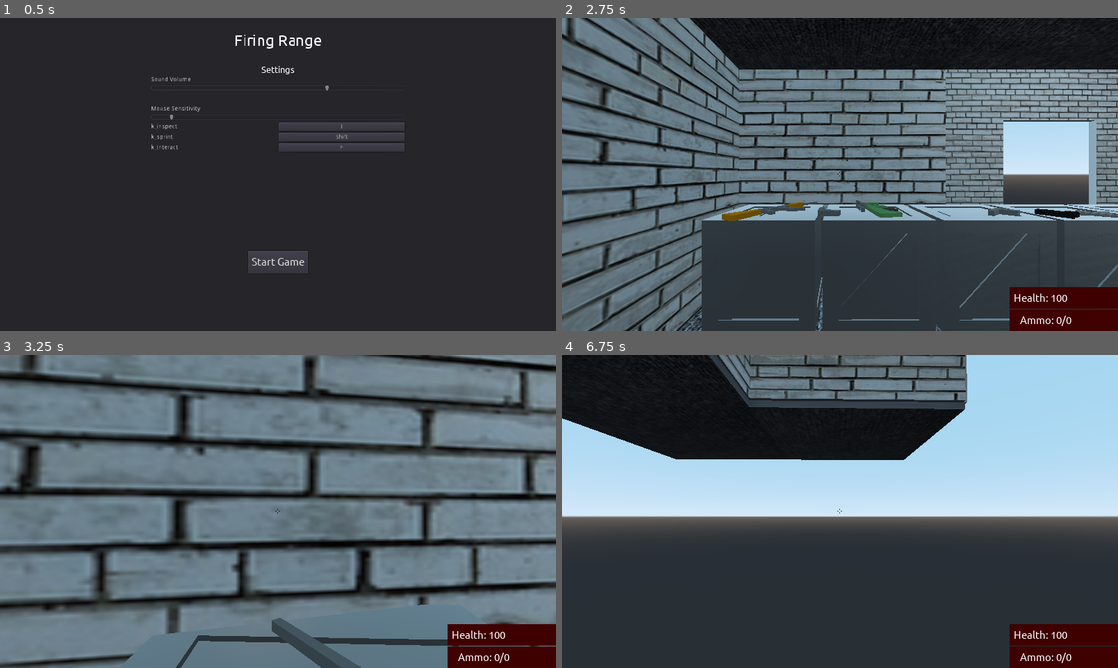
Above: before the commit, frames 1-4 (two rows, left to right).
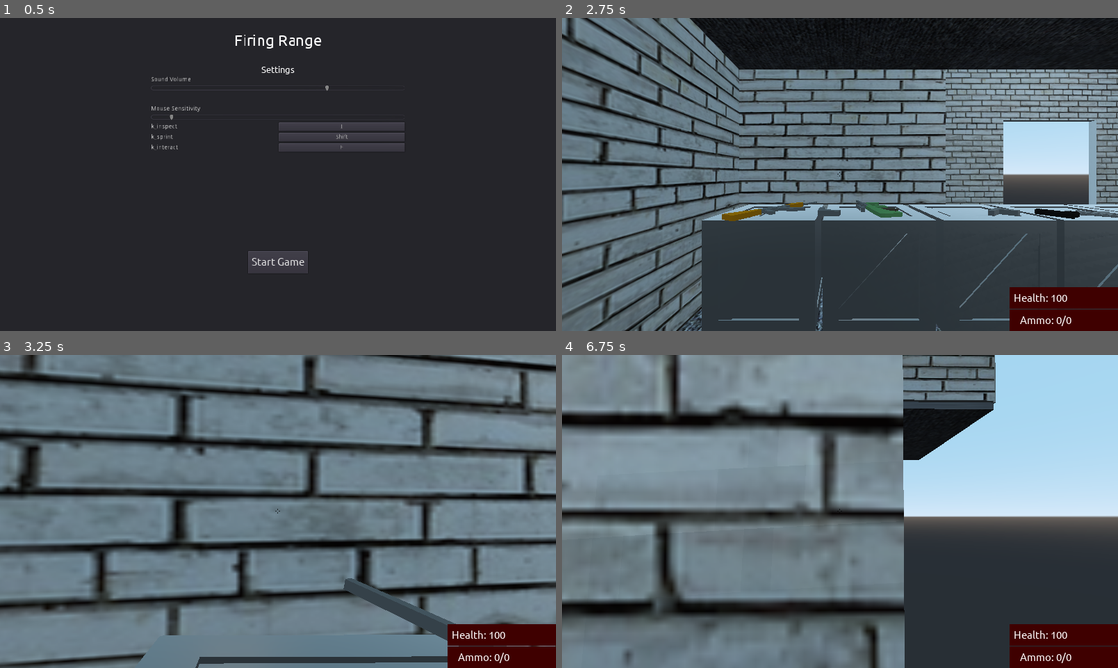
Above: after the commit, the same moments.

Repository: ssebs/firingrange
Game: Godot game, scene res://Scenes/GUI/Main.tscn
Same seed, same stepped clock (60 frames per second), same inputs: the game is played once before the commit and once after it. Sound files missing from this copy of the repository are replaced by a short silence.
Inputs (mouse positions are in pixels of both pictures, inside the frame that each line leads up to):
- Up to frame 1 (0.5 s): no input
- Up to frame 2 (2.75 s): click "Start Game" at 0.5 s; tap Enter at 1.25 s; move the mouse to (962, 158) at 1.27 s; hold D (move_right) 1.28-2.03 s; hold Right mouse button (aim) 1.28-2.03 s; click (962, 158) at 1.42 s; tap Space (jump) at 1.52, 2.27 s; move the mouse to (812, 174) at 2.02 s; hold W (move_forward) from 2.03 s (still down); click (812, 174) at 2.1 s
- Up to frame 3 (3.25 s): keep holding W (move_forward); move the mouse to (289, 505) at 2.77 s; tap 1 (gun1) at 2.85 s
- Up to frame 4 (6.75 s): move the mouse to (834, 517) at 3.52 s; tap 2 (gun2) at 3.6 s; click (834, 517) at 3.67 s; tap Space (jump) at 3.77, 4.52, 5.27 s; move the mouse to (878, 514) at 4.27 s; tap I (k_inspect) at 4.35 s; tap R (reload) at 4.9 s; move the mouse to (795, 508) at 5.02 s; tap F (k_interact) at 5.1 s; move the mouse to (845, 511) at 5.77 s; hold Shift (k_sprint) 5.78-6.53 s; click (845, 511) at 5.92 s; move the mouse to (817, 505) at 6.52 s; release W (move_forward) at 6.53 s; hold D (move_right) from 6.53 s (still down); right-click (817, 505) at 6.6 s

Frame 1 is identical in both runs. In frame 2, less than 0.1% of the frame differs, in the area x 29-100%, y 58-97%; in frame 3, 3.6%; in frame 4, 58%, in the area x 0-78%, y 0-100%.

Commit message:
Bullet collision masks

Diff:
--- a/Scenes/Enemies/GenericEnemy.gd
+++ b/Scenes/Enemies/GenericEnemy.gd
@@ -41,6 +41,7 @@
 		target_body.take_dmg(damage, self.global_transform)
 
 func bullet_hit(dmg, body):
+	print("Take dmg")
 	health -= dmg
 	if health <= 0:
 		die()
--- a/Scenes/Enemies/GenericEnemy.tscn
+++ b/Scenes/Enemies/GenericEnemy.tscn
@@ -116,6 +116,8 @@
 [node name="GenericEnemy" type="KinematicBody" groups=[
 "Enemies",
 ]]
+collision_layer = 2147483649
+collision_mask = 3
 script = ExtResource( 1 )
 
 [node name="CollisionShape" type="CollisionShape" parent="."]
--- a/Scenes/Guns/ARs/AK.tscn
+++ b/Scenes/Guns/ARs/AK.tscn
@@ -61,7 +61,7 @@
 script = ExtResource( 1 )
 
 [node name="FirePoint" type="Spatial" parent="."]
-transform = Transform( 1, 0, 0, 0, 1, 0, 0, 0, 1, 0, 0, -2.11064 )
+transform = Transform( 1, 0, 0, 0, 1, 0, 0, 0, 1, 0, 0.0235502, -1.56674 )
 
 [node name="AnimationPlayer" type="AnimationPlayer" parent="."]
 root_node = NodePath("../GunBody")
--- a/Scenes/Guns/ARs/AUG.tscn
+++ b/Scenes/Guns/ARs/AUG.tscn
@@ -5,7 +5,6 @@
 [ext_resource path="res://Scenes/Guns/Anims/ARInspect.tres" type="Animation" id=3]
 [ext_resource path="res://Scenes/Guns/Anims/ARFire.tres" type="Animation" id=4]
 [ext_resource path="res://Scenes/Guns/Anims/ARReload.tres" type="Animation" id=5]
-
 
 [sub_resource type="CubeMesh" id=1]
 size = Vector3( 0.01, 0.02, 0.01 )
@@ -33,7 +32,7 @@
 script = ExtResource( 1 )
 
 [node name="FirePoint" type="Spatial" parent="."]
-transform = Transform( 1, 0, 0, 0, 1, 0, 0, 0, 1, 0, 0, -1.69913 )
+transform = Transform( 1, 0, 0, 0, 1, 0, 0, 0, 1, 0, 0.0417362, -1.49769 )
 
 [node name="AnimationPlayer" type="AnimationPlayer" parent="."]
 root_node = NodePath("../GunBody")
@@ -74,7 +73,7 @@
 material/0 = null
 
 [node name="CollisionShape" type="CollisionShape" parent="."]
-transform = Transform( 1, 0, 0, 0, 1, 0, 0, 0, 1, 0, -0.179211, -0.284036 )
+transform = Transform( 1, 0, 0, 0, 1, 0, 0, 0, 1, 0, -0.0625999, -0.284036 )
 shape = SubResource( 4 )
 
 [node name="AudioPlayer" type="AudioStreamPlayer" parent="."]
--- a/Scenes/Guns/ARs/M16.tscn
+++ b/Scenes/Guns/ARs/M16.tscn
@@ -5,7 +5,6 @@
 [ext_resource path="res://Scenes/Guns/Anims/ARFire.tres" type="Animation" id=3]
 [ext_resource path="res://Scenes/Guns/Anims/ARReload.tres" type="Animation" id=4]
 [ext_resource path="res://Scenes/Guns/Anims/ARInspect.tres" type="Animation" id=5]
-
 
 [sub_resource type="CubeMesh" id=1]
 size = Vector3( 0.01, 0.02, 0.01 )
@@ -24,7 +23,7 @@
 height = 0.1
 
 [sub_resource type="BoxShape" id=4]
-extents = Vector3( 0.05, 0.34233, 1.25504 )
+extents = Vector3( 0.05, 0.281688, 1.27104 )
 
 [node name="M16" type="RigidBody"]
 transform = Transform( 1, 0, 0, 0, 1, 0, 0, 0, 1, 0, -0.160683, 0.0800101 )
@@ -33,7 +32,7 @@
 script = ExtResource( 2 )
 
 [node name="FirePoint" type="Spatial" parent="."]
-transform = Transform( 1, 0, 0, 0, 1, 0, 0, 0, 1, 0, 0.00344343, -1.80794 )
+transform = Transform( 1, 0, 0, 0, 1, 0, 0, 0, 1, 0, 0.0283663, -1.55622 )
 
 [node name="AnimationPlayer" type="AnimationPlayer" parent="."]
 root_node = NodePath("../GunBody")
@@ -73,7 +72,7 @@
 material/0 = null
 
 [node name="CollisionShape" type="CollisionShape" parent="."]
-transform = Transform( 1, 0, 0, 0, 1, 0, 0, 0, 1, 0, -0.045, 0.09 )
+transform = Transform( 1, 0, 0, 0, 1, 0, 0, 0, 1, 0, -0.0772839, -0.275885 )
 shape = SubResource( 4 )
 
 [node name="AudioPlayer" type="AudioStreamPlayer" parent="."]
--- a/Scenes/Guns/Pistols/1911.tscn
+++ b/Scenes/Guns/Pistols/1911.tscn
@@ -3,7 +3,6 @@
 [ext_resource path="res://Scenes/Guns/Pistols/PistolGeneric.gd" type="Script" id=1]
 [ext_resource path="res://Scenes/Guns/Anims/ARInspect.tres" type="Animation" id=2]
 [ext_resource path="res://Assets/Models/Pistol.obj" type="ArrayMesh" id=3]
-
 
 [sub_resource type="Animation" id=1]
 resource_name = "Fire"
@@ -118,40 +117,40 @@
 "values": [ Vector3( 0, 0, 0 ), Vector3( 12.2052, -8.17933e-07, -16.8573 ), Vector3( 19.433, -1.63507e-06, -26.84 ), Vector3( 12.2052, -8.17933e-07, -16.8573 ), Vector3( 0, 0, 0 ) ]
 }
 
-[sub_resource type="SpatialMaterial" id=13]
+[sub_resource type="SpatialMaterial" id=3]
 albedo_color = Color( 0.215686, 0.215686, 0.215686, 1 )
-
-[sub_resource type="SpatialMaterial" id=14]
-albedo_color = Color( 0.396078, 0.396078, 0.396078, 1 )
-
-[sub_resource type="CubeMesh" id=3]
-size = Vector3( 0.1, 0.1, 0.5 )
 
 [sub_resource type="SpatialMaterial" id=4]
 albedo_color = Color( 0.396078, 0.396078, 0.396078, 1 )
 
 [sub_resource type="CubeMesh" id=5]
-size = Vector3( 0.1, 0.3, 0.15 )
+size = Vector3( 0.1, 0.1, 0.5 )
 
 [sub_resource type="SpatialMaterial" id=6]
 albedo_color = Color( 0.396078, 0.396078, 0.396078, 1 )
 
 [sub_resource type="CubeMesh" id=7]
+size = Vector3( 0.1, 0.3, 0.15 )
+
+[sub_resource type="SpatialMaterial" id=8]
+albedo_color = Color( 0.396078, 0.396078, 0.396078, 1 )
+
+[sub_resource type="CubeMesh" id=9]
 size = Vector3( 0.01, 0.02, 0.01 )
 
-[sub_resource type="CylinderMesh" id=8]
+[sub_resource type="CylinderMesh" id=10]
 top_radius = 0.005
 bottom_radius = 0.005
 height = 0.15
 
-[sub_resource type="CylinderMesh" id=9]
+[sub_resource type="CylinderMesh" id=11]
 top_radius = 0.045
 bottom_radius = 0.045
 height = 0.35
 radial_segments = 6
 rings = 1
 
-[sub_resource type="SpatialMaterial" id=10]
+[sub_resource type="SpatialMaterial" id=12]
 albedo_color = Color( 0.788235, 0.466667, 0.0117647, 1 )
 emission_enabled = true
 emission = Color( 0.964706, 0.721569, 0.258824, 1 )
@@ -173,7 +172,7 @@
 script = ExtResource( 1 )
 
 [node name="FirePoint" type="Spatial" parent="."]
-transform = Transform( 1, 0, 0, 0, 1, 0, 0, 0, 1, 0, 0, -0.381695 )
+transform = Transform( 1, 0, 0, 0, 1, 0, 0, 0, 1, 0, 0, -0.284546 )
 
 [node name="AnimationPlayer" type="AnimationPlayer" parent="."]
 root_node = NodePath("../GunBody")
--- a/Scenes/Guns/Pistols/BasicPistol.tscn
+++ b/Scenes/Guns/Pistols/BasicPistol.tscn
@@ -2,7 +2,6 @@
 
 [ext_resource path="res://Scenes/Guns/Pistols/BasicPistol.gd" type="Script" id=1]
 [ext_resource path="res://Scenes/Guns/Anims/ARInspect.tres" type="Animation" id=2]
-
 
 [sub_resource type="Animation" id=1]
 resource_name = "Fire"
@@ -166,7 +165,7 @@
 script = ExtResource( 1 )
 
 [node name="FirePoint" type="Spatial" parent="."]
-transform = Transform( 1, 0, 0, 0, 1, 0, 0, 0, 1, 0, 0, -0.381695 )
+transform = Transform( 1, 0, 0, 0, 1, 0, 0, 0, 1, 0, 0.00269036, -0.274082 )
 
 [node name="AnimationPlayer" type="AnimationPlayer" parent="."]
 root_node = NodePath("../GunBody")
--- a/Scenes/Guns/Pistols/Deagle.tscn
+++ b/Scenes/Guns/Pistols/Deagle.tscn
@@ -3,7 +3,6 @@
 [ext_resource path="res://Scenes/Guns/Pistols/Deagle.gd" type="Script" id=1]
 [ext_resource path="res://Scenes/Guns/Anims/ARInspect.tres" type="Animation" id=2]
 [ext_resource path="res://Assets/Models/Deagle.mesh" type="ArrayMesh" id=3]
-
 
 [sub_resource type="Animation" id=1]
 resource_name = "Fire"
@@ -139,7 +138,7 @@
 height = 0.1
 
 [sub_resource type="BoxShape" id=6]
-extents = Vector3( 0.05, 0.2, 0.266774 )
+extents = Vector3( 0.05, 0.173457, 0.292249 )
 
 [node name="Deagle" type="RigidBody"]
 collision_layer = 2147483649
@@ -147,7 +146,7 @@
 script = ExtResource( 1 )
 
 [node name="FirePoint" type="Spatial" parent="."]
-transform = Transform( 1, 0, 0, 0, 1, 0, 0, 0, 1, 0, 0, -0.750371 )
+transform = Transform( 1, 0, 0, 0, 1, 0, 0, 0, 1, 0, 0.0215227, -0.317227 )
 
 [node name="AnimationPlayer" type="AnimationPlayer" parent="."]
 root_node = NodePath("../GunBody")
@@ -177,7 +176,7 @@
 material/0 = null
 
 [node name="CollisionShape" type="CollisionShape" parent="."]
-transform = Transform( 1, 0, 0, 0, 1, 0, 0, 0, 1, 0, -0.15, 0.0178303 )
+transform = Transform( 1, 0, 0, 0, 1, 0, 0, 0, 1, 0, -0.112335, 0.0043786 )
 shape = SubResource( 6 )
 
 [node name="AudioPlayer" type="AudioStreamPlayer" parent="."]
--- a/Scenes/Guns/Pistols/TestGun.tscn
+++ b/Scenes/Guns/Pistols/TestGun.tscn
@@ -1,7 +1,6 @@
 [gd_scene load_steps=8 format=2]
 
 [ext_resource path="res://Scenes/Guns/Pistols/TestGun.gd" type="Script" id=1]
-
 
 [sub_resource type="Animation" id=1]
 resource_name = "Fire"
@@ -88,7 +87,7 @@
 script = ExtResource( 1 )
 
 [node name="FirePoint" type="Spatial" parent="."]
-transform = Transform( 1, 0, 0, 0, 1, 0, 0, 0, 1, 0, 0, -0.381695 )
+transform = Transform( 1, 0, 0, 0, 1, 0, 0, 0, 1, 0, 0, -0.279462 )
 
 [node name="AnimationPlayer" type="AnimationPlayer" parent="."]
 root_node = NodePath("../GunBody")
--- a/Scenes/Guns/SMGs/P90.tscn
+++ b/Scenes/Guns/SMGs/P90.tscn
@@ -6,8 +6,7 @@
 [ext_resource path="res://Scenes/Guns/Anims/ARReload.tres" type="Animation" id=5]
 [ext_resource path="res://Scenes/Guns/Anims/ARInspect.tres" type="Animation" id=6]
 
-
-[sub_resource type="Animation" id=7]
+[sub_resource type="Animation" id=1]
 resource_name = "P90Reload"
 tracks/0/type = "value"
 tracks/0/path = NodePath("Mag:translation")
@@ -72,13 +71,13 @@
 emission_operator = 0
 emission_on_uv2 = false
 
-[sub_resource type="SphereMesh" id=3]
-material = SubResource( 2 )
+[sub_resource type="SphereMesh" id=5]
+material = SubResource( 4 )
 radius = 0.05
 height = 0.1
 
-[sub_resource type="BoxShape" id=4]
-extents = Vector3( 0.05, 0.34233, 0.67519 )
+[sub_resource type="BoxShape" id=6]
+extents = Vector3( 0.05, 0.249775, 0.599274 )
 
 [node name="P90" type="RigidBody"]
 transform = Transform( 1, 0, 0, 0, 1, 0, 0, 0, 1, 0, -0.116, 0.135 )
@@ -87,14 +86,14 @@
 script = ExtResource( 1 )
 
 [node name="FirePoint" type="Spatial" parent="."]
-transform = Transform( 1, 0, 0, 0, 1, 0, 0, 0, 1, 0, 0, -1.01583 )
+transform = Transform( 1, 0, 0, 0, 1, 0, 0, 0, 1, 0, -0.0161419, -0.574615 )
 
 [node name="AnimationPlayer" type="AnimationPlayer" parent="."]
 root_node = NodePath("../GunBody")
 anims/ARFire = ExtResource( 4 )
 anims/ARInspect = ExtResource( 6 )
 anims/ARReload = ExtResource( 5 )
-anims/P90Reload = SubResource( 7 )
+anims/P90Reload = SubResource( 1 )
 
 [node name="GunBody" type="Spatial" parent="."]
 transform = Transform( 1, 0, 0, 0, 0.999999, 0, 0, 0, 0.999999, 0, 0, 0 )
@@ -106,17 +105,17 @@
 
 [node name="Mag" type="MeshInstance" parent="GunBody"]
 transform = Transform( 1, 0, 0, 0, 0.999998, 0, 0, 0, 0.999998, 0, 0.0542812, -0.0418662 )
-mesh = SubResource( 5 )
-material/0 = SubResource( 6 )
+mesh = SubResource( 2 )
+material/0 = SubResource( 3 )
 
 [node name="MuzzleFlash" type="MeshInstance" parent="GunBody"]
 transform = Transform( 2, 0, 0, 0, 2, 0, 0, 0, 2, 0, -0.0905623, -0.769242 )
 visible = false
-mesh = SubResource( 3 )
+mesh = SubResource( 5 )
 material/0 = null
 
 [node name="CollisionShape" type="CollisionShape" parent="."]
-transform = Transform( 1, 0, 0, 0, 1, 0, 0, 0, 1, 0, -0.179211, 0.0337279 )
-shape = SubResource( 4 )
+transform = Transform( 1, 0, 0, 0, 1, 0, 0, 0, 1, 0, -0.0393137, 0.0606311 )
+shape = SubResource( 6 )
 
 [node name="AudioPlayer" type="AudioStreamPlayer" parent="."]
--- a/Scenes/Guns/SMGs/Vector.tscn
+++ b/Scenes/Guns/SMGs/Vector.tscn
@@ -6,11 +6,10 @@
 [ext_resource path="res://Scenes/Guns/Anims/ARInspect.tres" type="Animation" id=6]
 [ext_resource path="res://Assets/Models/vector.mesh" type="ArrayMesh" id=7]
 
-
-[sub_resource type="SpatialMaterial" id=6]
+[sub_resource type="SpatialMaterial" id=1]
 albedo_color = Color( 0.396078, 0.396078, 0.396078, 1 )
 
-[sub_resource type="SpatialMaterial" id=3]
+[sub_resource type="SpatialMaterial" id=2]
 albedo_color = Color( 0.788235, 0.466667, 0.0117647, 1 )
 emission_enabled = true
 emission = Color( 0.964706, 0.721569, 0.258824, 1 )
@@ -18,13 +17,13 @@
 emission_operator = 0
 emission_on_uv2 = false
 
-[sub_resource type="SphereMesh" id=4]
-material = SubResource( 3 )
+[sub_resource type="SphereMesh" id=3]
+material = SubResource( 2 )
 radius = 0.05
 height = 0.1
 
-[sub_resource type="BoxShape" id=5]
-extents = Vector3( 0.05, 0.34233, 0.67519 )
+[sub_resource type="BoxShape" id=4]
+extents = Vector3( 0.05, 0.330485, 0.67519 )
 
 [node name="Vector" type="RigidBody"]
 transform = Transform( 1, 0, 0, 0, 1, 0, 0, 0, 1, 0, -0.116, 0.135 )
@@ -33,7 +32,7 @@
 script = ExtResource( 1 )
 
 [node name="FirePoint" type="Spatial" parent="."]
-transform = Transform( 1, 0, 0, 0, 1, 0, 0, 0, 1, 0, 0, -1.01583 )
+transform = Transform( 1, 0, 0, 0, 1, 0, 0, 0, 1, 0, -0.00807104, -0.663397 )
 
 [node name="AnimationPlayer" type="AnimationPlayer" parent="."]
 root_node = NodePath("../GunBody")
@@ -47,16 +46,16 @@
 [node name="Vector" type="MeshInstance" parent="GunBody"]
 transform = Transform( -2.62268e-07, 6, 4.76837e-07, 1.42109e-14, -4.76837e-07, 5.99999, 5.99999, 2.62268e-07, 1.14641e-14, -0.000836782, 0.0331455, -0.149 )
 mesh = ExtResource( 7 )
-material/0 = SubResource( 6 )
+material/0 = SubResource( 1 )
 
 [node name="MuzzleFlash" type="MeshInstance" parent="GunBody"]
 transform = Transform( 2, 0, 0, 0, 2, 0, 0, 0, 2, 0, -0.0361044, -0.754117 )
 visible = false
-mesh = SubResource( 4 )
+mesh = SubResource( 3 )
 material/0 = null
 
 [node name="CollisionShape" type="CollisionShape" parent="."]
-transform = Transform( 1, 0, 0, 0, 1, 0, 0, 0, 1, 0, -0.179211, 0.0337279 )
-shape = SubResource( 5 )
+transform = Transform( 1, 0, 0, 0, 1, 0, 0, 0, 1, 0, -0.144237, 0.0337279 )
+shape = SubResource( 4 )
 
 [node name="AudioPlayer" type="AudioStreamPlayer" parent="."]
--- a/Scenes/Guns/Snipers/AWP.tscn
+++ b/Scenes/Guns/Snipers/AWP.tscn
@@ -5,6 +5,7 @@
 [ext_resource path="res://Scenes/Guns/Anims/ARFire.tres" type="Animation" id=4]
 [ext_resource path="res://Scenes/Guns/Anims/ARReload.tres" type="Animation" id=5]
 [ext_resource path="res://Assets/Models/Awp.obj" type="ArrayMesh" id=6]
+
 
 
 [sub_resource type="Animation" id=1]
@@ -192,7 +193,7 @@
 albedo_color = Color( 0.215686, 0.215686, 0.215686, 1 )
 
 [sub_resource type="BoxShape" id=16]
-extents = Vector3( 0.05, 0.342, 1.255 )
+extents = Vector3( 0.05, 0.450265, 2.33047 )
 
 [node name="AWP" type="RigidBody"]
 transform = Transform( 1, 0, 0, 0, 1, 0, 0, 0, 1, 0, -0.240122, 0.135 )
@@ -200,7 +201,7 @@
 script = ExtResource( 1 )
 
 [node name="FirePoint" type="Spatial" parent="."]
-transform = Transform( 1, 0, 0, 0, 1, 0, 0, 0, 1, 0, 0.0606844, -4.5233 )
+transform = Transform( 1, 0, 0, 0, 1, 0, 0, 0, 1, 0, 0.114998, -3.74934 )
 
 [node name="AnimationPlayer" type="AnimationPlayer" parent="."]
 root_node = NodePath("../GunBody")
@@ -252,7 +253,7 @@
 material/0 = SubResource( 15 )
 
 [node name="CollisionShape" type="CollisionShape" parent="."]
-transform = Transform( 1, 0, 0, 0, 1, 0, 0, 0, 1, 0, -0.0955098, -0.510031 )
+transform = Transform( 1, 0, 0, 0, 1, 0, 0, 0, 1, 0, -0.000461653, -1.23647 )
 shape = SubResource( 16 )
 
 [node name="AudioPlayer" type="AudioStreamPlayer" parent="."]
--- a/Scenes/Maps/Default/Map.gd
+++ b/Scenes/Maps/Default/Map.gd
@@ -5,5 +5,4 @@
 
 func _on_Area_body_entered(body):
 	if body.is_in_group("Players") or body.is_in_group("Bullets"):
-		print("Should load scene")
 		get_tree().change_scene("res://Scenes/Maps/TestMap/TestMap.tscn")
--- a/Scenes/Maps/Default/Map.tscn
+++ b/Scenes/Maps/Default/Map.tscn
@@ -9,6 +9,8 @@
 [ext_resource path="res://Scenes/Guns/ARs/AUG.tscn" type="PackedScene" id=7]
 [ext_resource path="res://Scenes/Guns/Pistols/1911.tscn" type="PackedScene" id=8]
 [ext_resource path="res://Scenes/Maps/Default/Map.gd" type="Script" id=9]
+
+
 
 [sub_resource type="BoxShape" id=1]
 extents = Vector3( 5, 1, 20 )
--- a/Scenes/Maps/TestMap/TestMap.tscn
+++ b/Scenes/Maps/TestMap/TestMap.tscn
@@ -18,6 +18,8 @@
 [ext_resource path="res://Scenes/Guns/SMGs/Vector.tscn" type="PackedScene" id=17]
 [ext_resource path="res://Scenes/Guns/SMGs/P90.tscn" type="PackedScene" id=18]
 
+
+
 [sub_resource type="BoxShape" id=1]
 extents = Vector3( 56.8635, 1, 73.2004 )
 
--- a/Scenes/Player/Bullet.gd
+++ b/Scenes/Player/Bullet.gd
@@ -32,10 +32,10 @@
 	self.transform.origin += vel * delta
 
 func _on_hit(body):
+#	print("Bullet hit %s", body.filename)
 	if not hit_something:
 		if body.has_method("bullet_hit"):
 			body.bullet_hit(DAMAGE, self.global_transform)
-#	print("Bullet hit %s", body.filename)
 	hit_something = true
 	self.queue_free()
 
--- a/Scenes/Player/Bullet.tscn
+++ b/Scenes/Player/Bullet.tscn
@@ -1,7 +1,6 @@
 [gd_scene load_steps=5 format=2]
 
 [ext_resource path="res://Scenes/Player/Bullet.gd" type="Script" id=1]
-
 
 [sub_resource type="CapsuleMesh" id=1]
 radius = 0.05
@@ -14,18 +13,20 @@
 radius = 0.05
 height = 0.1
 
-[node name="Bullet" type="Spatial" groups=[
+[node name="Bullet" type="RigidBody" groups=[
 "Bullets",
 ]]
+collision_layer = 2147483650
+collision_mask = 2
+contacts_reported = 1
+contact_monitor = true
 script = ExtResource( 1 )
 
 [node name="MeshInstance" type="MeshInstance" parent="."]
+layers = 2
 mesh = SubResource( 1 )
 material/0 = SubResource( 2 )
 
-[node name="Area" type="Area" parent="."]
-collision_layer = 2147483649
-
-[node name="CollisionShape" type="CollisionShape" parent="Area"]
+[node name="CollisionShape" type="CollisionShape" parent="."]
 shape = SubResource( 3 )
-[connection signal="body_entered" from="Area" to="." method="_on_hit"]
+[connection signal="body_entered" from="." to="." method="_on_hit"]
--- a/Scenes/WorldObjects/Box.tscn
+++ b/Scenes/WorldObjects/Box.tscn
@@ -1,7 +1,6 @@
 [gd_scene load_steps=5 format=2]
 
 [ext_resource path="res://Scenes/WorldObjects/Box.gd" type="Script" id=1]
-
 
 [sub_resource type="BoxShape" id=1]
 
@@ -11,8 +10,8 @@
 albedo_color = Color( 0.254902, 0.686275, 1, 1 )
 
 [node name="Box" type="RigidBody"]
-collision_layer = 3
 collision_mask = 3
+mass = 10.0
 script = ExtResource( 1 )
 
 [node name="CollisionShape" type="CollisionShape" parent="."]
--- a/Settings.gd
+++ b/Settings.gd
@@ -39,7 +39,7 @@
 	for s in _settings.keys():
 		for k in _settings[s].keys():
 			_config_file.set_value(s, k, _settings[s][k])
-	print("saved settings")
+#	print("saved settings")
 	_config_file.save(SAVE_PATH)
 
 func load_settings():
--- a/project.godot
+++ b/project.godot
@@ -1178,7 +1178,7 @@
 
 [layer_names]
 
-3d_physics/layer_2="DoorHit"
+3d_physics/layer_2="BulletHit"
 
 [memory]
 
Not shown: 2 places in Scenes/Guns/Pistols/1911.tscn that only renumber resources
Not shown: 1 places in Scenes/Guns/SMGs/P90.tscn that only renumber resources
